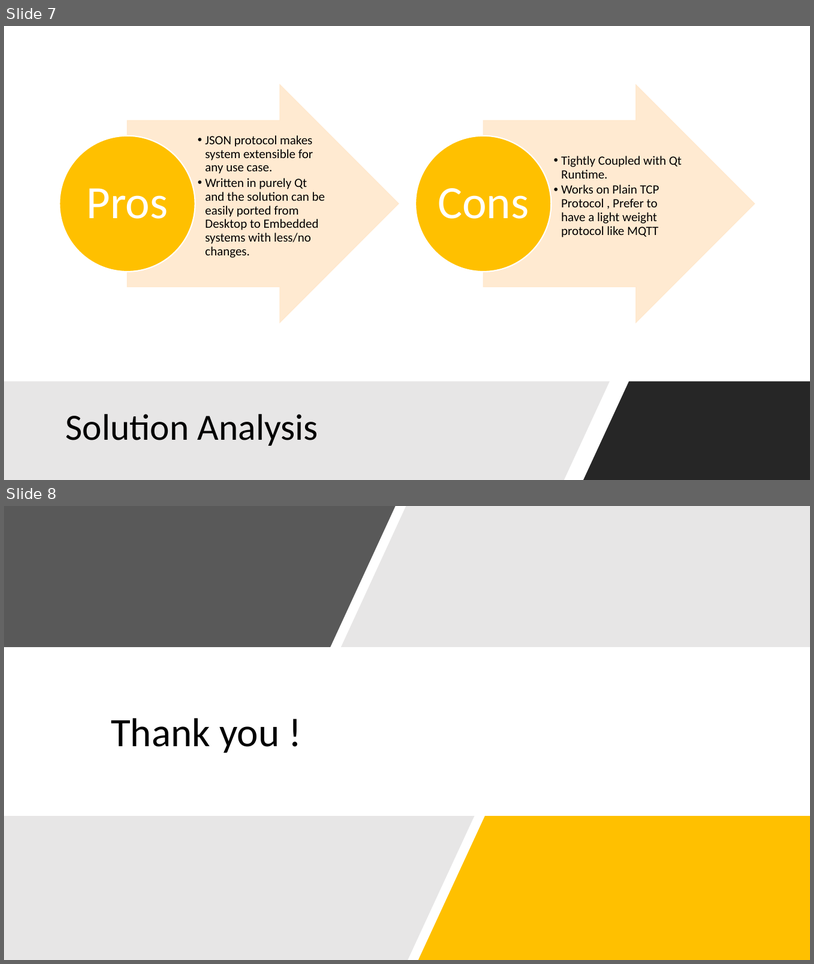
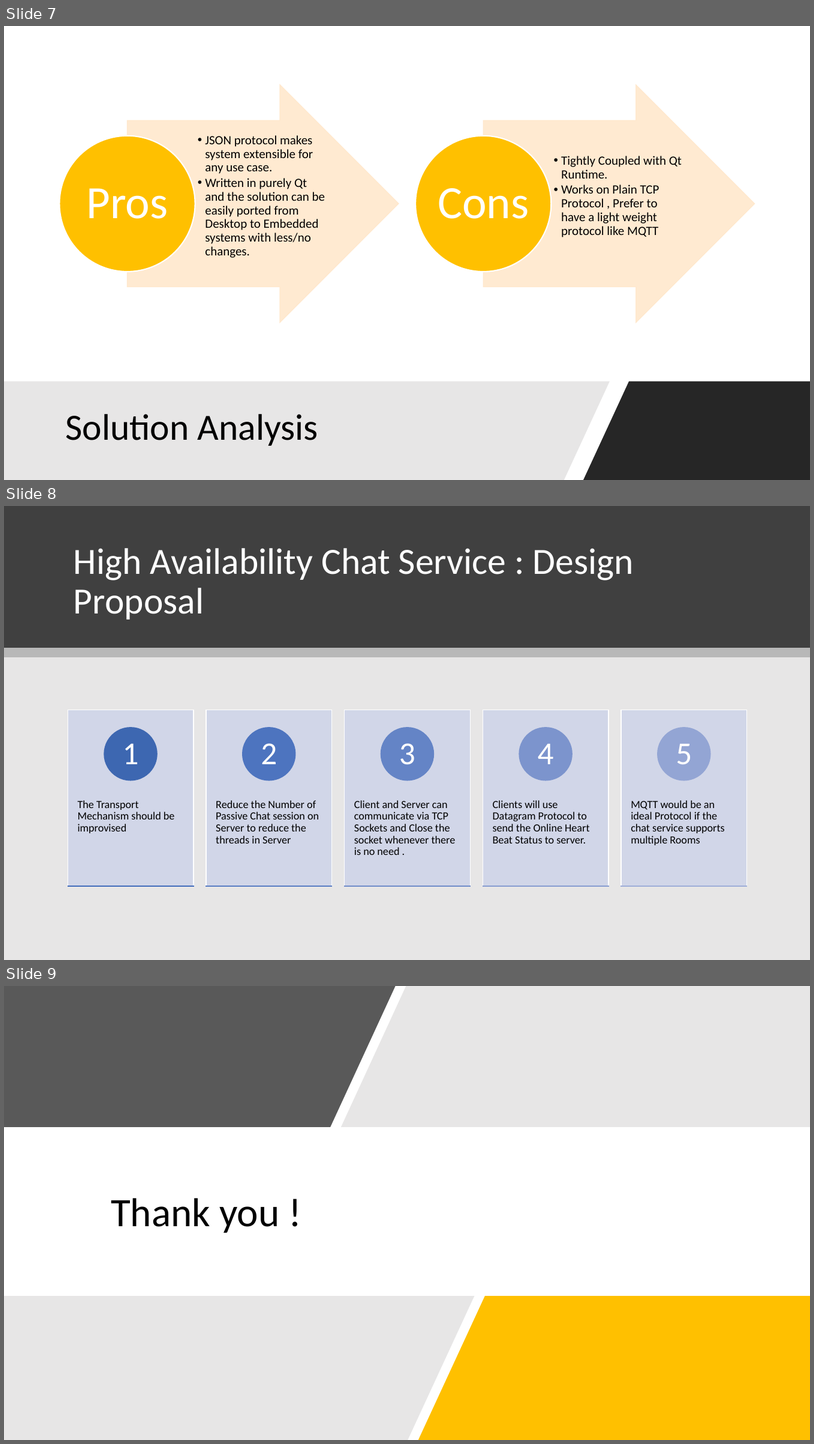
Before and after one commit to karthagokul/ChitChat, a slide deck: Overview.pptx. Shown one above the other, each under a label of ours: slides 7 and 8 before the commit, slides 7, 8 and 9 after it. The pictures are 814x964 and 814x1444 pixels, drawn with LibreOffice and Linux fonts; fonts in the diff are those of the drawing. Boxes give left, top, right and bottom in pixels: in the first picture for what was removed or moved away, otherwise in the second. Text is boxed around its words. In the diff, an @@ line names an element or a change of style, - is before the commit and + after.

Commit message:
updated the presentation

```diff
--- a/Overview.pptx
+++ b/Overview.pptx
@@ slide 8 added at (4, 506, 810, 960), background #FFFFFF @@
@@ rectangle added at (4, 506, 810, 960), fill #E7E6E6 @@
@@ rectangle added at (4, 506, 810, 648), fill #404040 @@
@@ title added at (74, 548, 633, 619), 44 pt, text #FFFFFF @@
+High Availability Chat Service : Design Proposal
@@ rectangle added at (4, 648, 810, 657), fill #000000 at 20% opacity @@
@@ group added at (68, 710, 747, 886): 10 rectangles, 10 texts, 5 ellipses @@
+The Transport Mechanism should be improvised
+1
+Reduce the Number of Passive Chat session on Server to reduce the threads in Server
+2
+Client and Server can communicate via TCP Sockets and Close the socket whenever there is no need .
+3
+Clients will use Datagram Protocol to send the Online Heart Beat Status to server.
+4
+MQTT would be an ideal Protocol if the chat service supports multiple Rooms
+5
@@ what was slide 8 is now slide 9 @@
```
Also in this commit, not shown: 1 other file.
